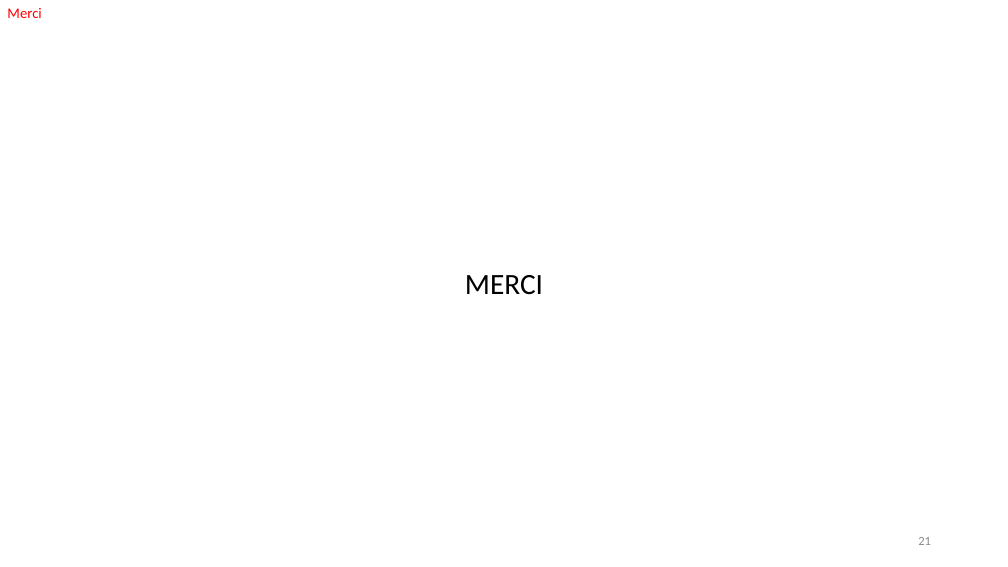
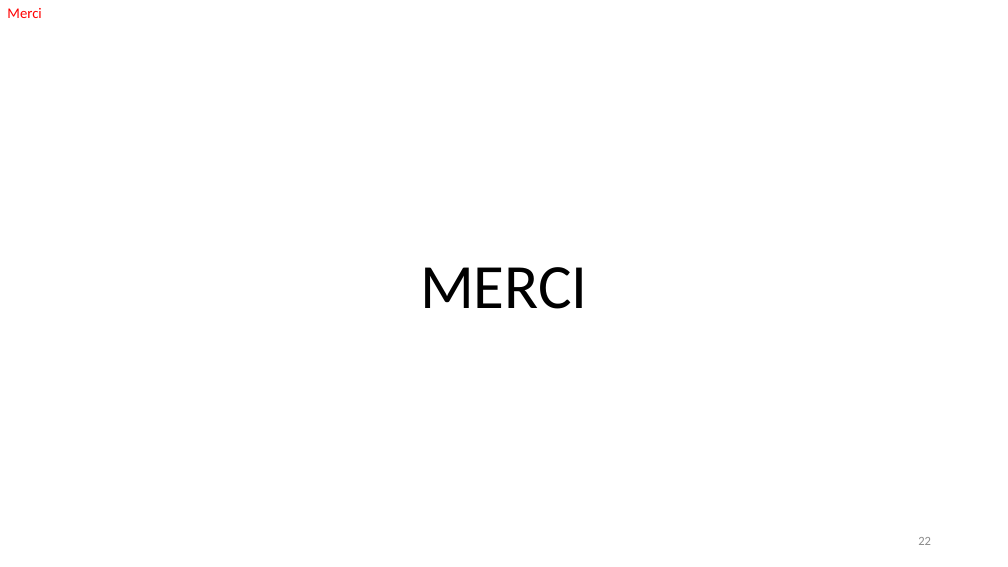
Before and after one commit to FabienMnsn/PRES2, a slide deck: slide 22 of Slides/PRES2019-Projet14-OlivierFourmaux-ROIStreamingImapct-soutenance.pptx (slide 21 before the commit). Drawn at 1008x567 pixels with LibreOffice and Linux fonts; fonts in the diff are those of the drawing. Boxes give left, top, right and bottom in pixels: in the first picture for what was removed or moved away, otherwise in the second. Text is boxed around its words. In the diff, an @@ line names an element or a change of style, - is before the commit and + after.

```diff
--- a/Slides/PRES2019-Projet14-OlivierFourmaux-ROIStreamingImapct-soutenance.pptx
+++ b/Slides/PRES2019-Projet14-OlivierFourmaux-ROIStreamingImapct-soutenance.pptx
@@ text "MERCI": place and size @@
-text "MERCI" at (465,275,543,294)
+text "MERCI" at (420,267,588,309)
@@ text "MERCI" at (420,267,588,309): size 28 to 60 pt @@
```
Also in this commit, not shown: 2 other slides changed, 1 slide added, 2 other files.
